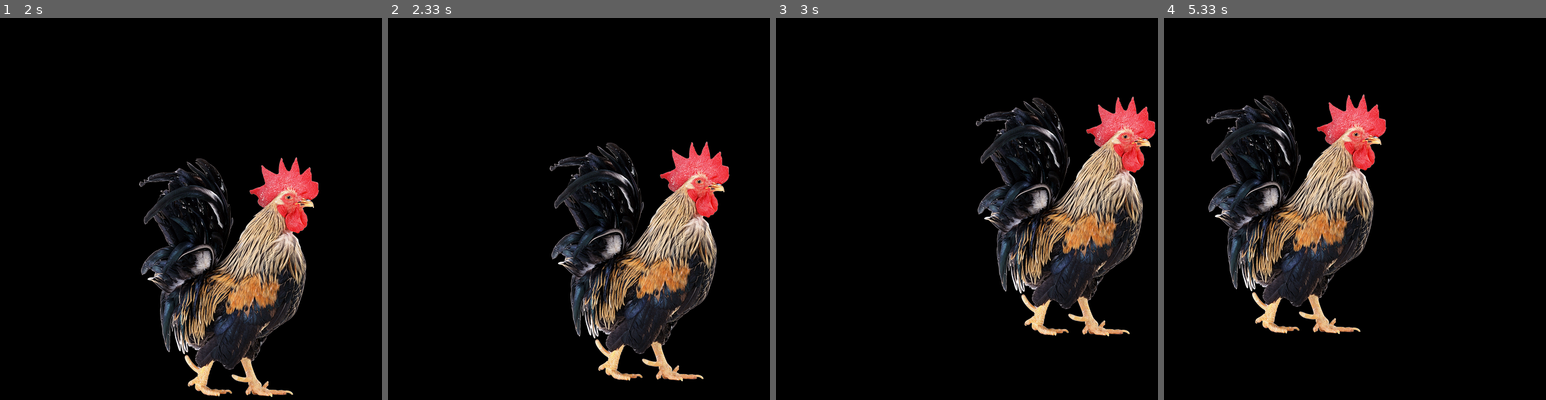
Above: before the commit, frames 1-4 (left to right).
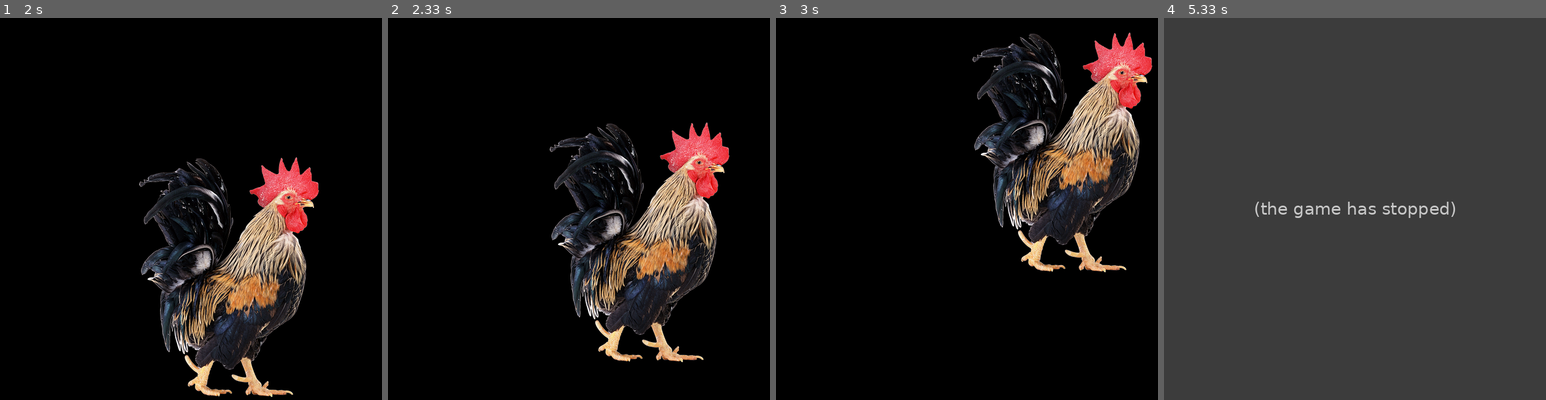
Above: after the commit, the same moments.

Repository: Arslan090917/pygame_ray_cast
Game: pygame game, started from main.py
The game is run twice, just before and just after one commit, with the same random seed, the same clock (stepped at 60 frames per second) and the same inputs.
Inputs:
- Up to frame 1 (2 s): no input
- Up to frame 2 (2.33 s): no input
- Up to frame 3 (3 s): no input
- Up to frame 4 (5.33 s): no input

Frame 1 is identical in both runs. In frame 2, 16% of the frame differs, in the area x 42-90%, y 27-96%; in frame 3, 21%; in frame 4, 98%, in the area x 0-100%, y 0-100%.
Error after the commit: TypeError: argument must contain two numbers (main.py line 18); the game stopped at 5.07 s (later frames are placeholders)

Commit message:
fast cock

Diff:
--- a/main.py
+++ b/main.py
@@ -17,10 +17,10 @@
 
     ballrect = ballrect.move(speed)
     if ballrect.left < 0 or ballrect.right > width:
-        speed[0] = -speed[0]
+        speed[0] = -speed[0] * 2
 
     if ballrect.top < 0 or ballrect.bottom > height:
-        speed[1] = -speed[1]
+        speed[1] = -speed[1] * 2
 
     screen.fill(black)
     screen.blit(cock, ballrect)
